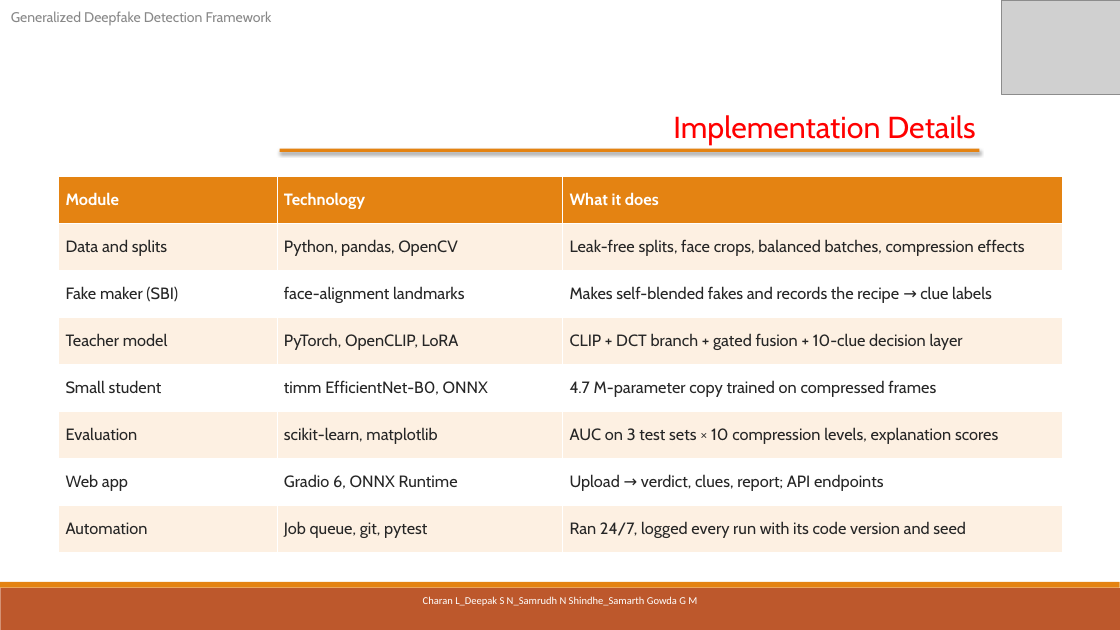
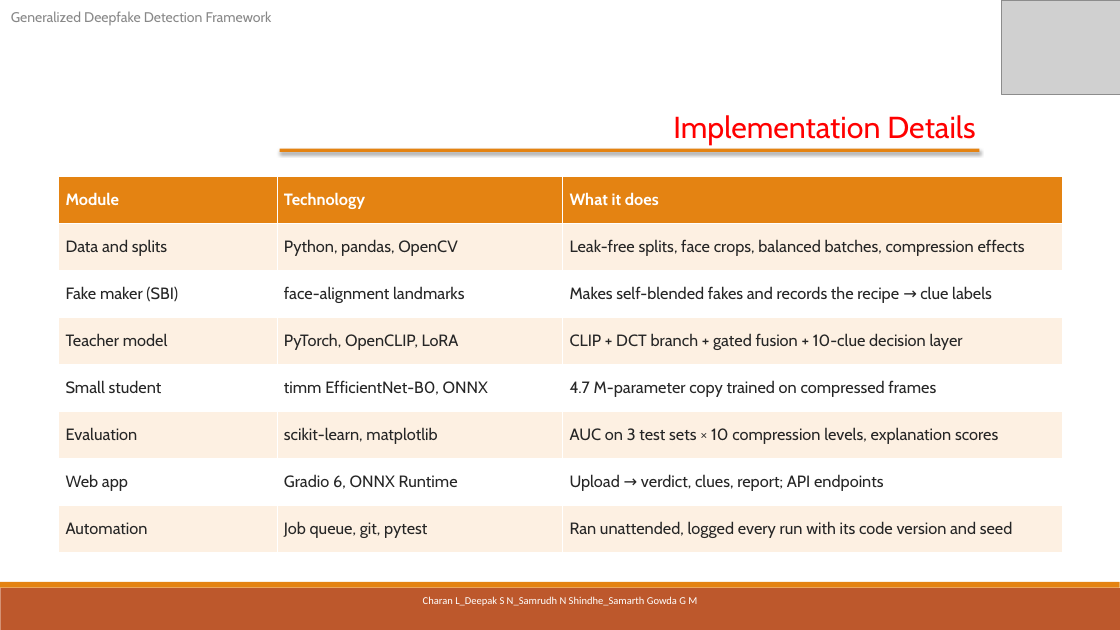
Before and after one commit to pes1ug23cs178/CAPSTONE_PW_26_RJ_02, a slide deck: slide 10 of ESA Report/output/PW26_RJ_02_Review3.pptx. Drawn at 1120x630 pixels with LibreOffice and Linux fonts; fonts in the diff are those of the drawing; grey boxes stand for pictures. Boxes give left, top, right and bottom in pixels: in the first picture for what was removed or moved away, otherwise in the second. Text is boxed around its words. In the diff, an @@ line names an element or a change of style, - is before the commit and + after.

```diff
--- a/ESA Report/output/PW26_RJ_02_Review3.pptx
+++ b/ESA Report/output/PW26_RJ_02_Review3.pptx
@@ table at (x1=59, y1=176, x2=1063, y2=553) @@
-row 8, column 3: Ran 24/7, logged every run with its code version and seed
+row 8, column 3: Ran unattended, logged every run with its code version and seed
```
Also in this commit, not shown: 1 other slide changed, 9 other files.
